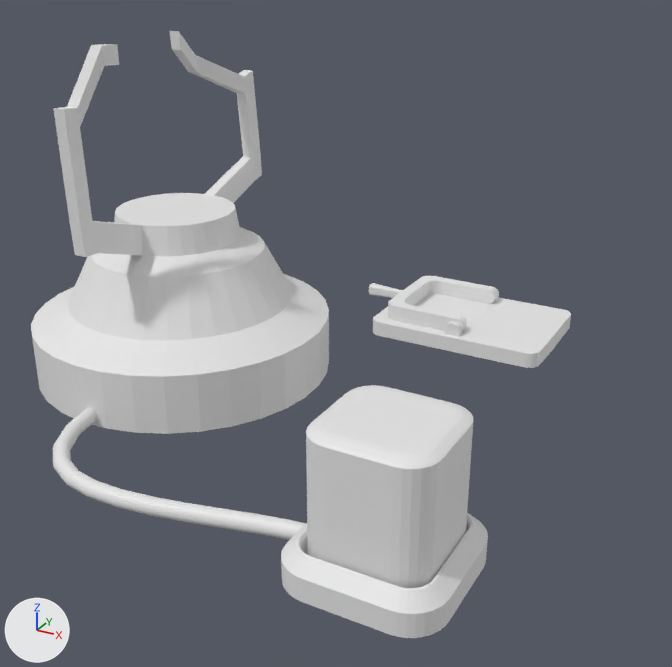
One commit to the Blender file Models/Spin_Device/MAIN_device.blend: the scene before it, then after it.
Rendered twice from a camera (50 mm lens) standing at (2.32, -2.88, 1.72) and looking at (0.75, -0.02, 0.29). Every picture has the same lights, and +X, +Y and +Z are marked at lower left.

Script lines for the objects in view, before the commit:
```python
me_cube_002 = bpy.data.meshes.new('Cube.002')
me_cube_002.from_pydata(...)  # 201 vertices, 173 faces; spans x -0.191..0.199, y -0.193..0.197, z -0.216..0.192
me_cube_003 = bpy.data.meshes.new('Cube.003')
me_cube_003.from_pydata(...)  # 291 vertices, 265 faces; spans x -0.394..0.399, y -0.279..0.278, z 0.001..0.121
me_cube_004 = bpy.data.meshes.new('Cube.004')
me_cube_004.from_pydata(...)  # 344 vertices, 274 faces; spans x -0.521..0.048, y -0.007..0.447, z -0.035..0.037
ob_cube_001 = bpy.data.objects.new('Cube.001', me_cube_002)
ob_cube_001.location = (1.368, -0.846, 0.298)
ob_cube_002 = bpy.data.objects.new('Cube.002', me_cube_003)
ob_cube_002.location = (0.954, 0.915, 0.0)
ob_cube_003 = bpy.data.objects.new('Cube.003', me_cube_004)
ob_cube_003.location = (0.943, 0.698, 0.101)
# also in view: 'device' at (0.0, 0.01, 0.67); 'BezierCurve' at (0.57, -0.8, 0.03); 'Cube' at (1.37, -0.85, 0.06)
```
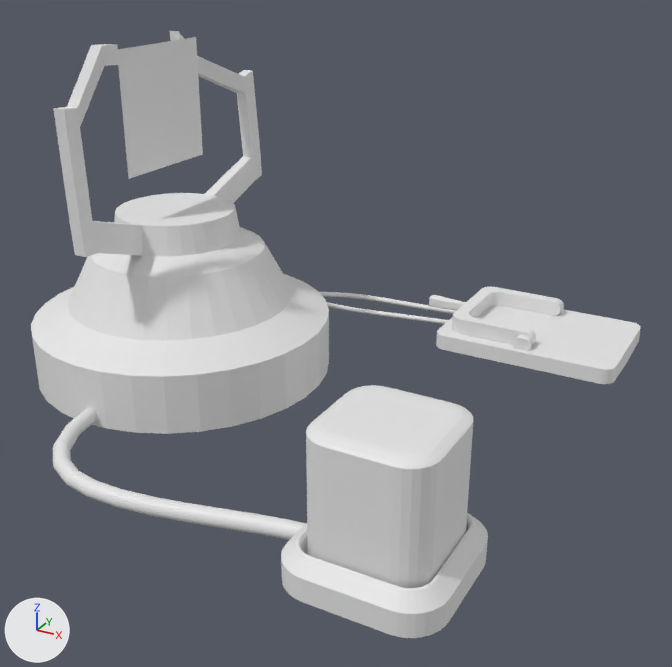
The change, as a list of edits to the scene's bpy script:
```text
Add me_plane_001:
    me_plane_001.from_pydata([(-0.196, -0.196, 0.0), (0.196, -0.196, 0.0), (-0.196, 0.196, 0.0), (0.196, 0.196, 0.0)], [], [(0, 1, 3, 2)])
Add cu_beziercurve_002:
    cu_beziercurve_002 = bpy.data.curves.new('BezierCurve.002', 'CURVE')
    cu_beziercurve_002.dimensions = '3D'
    _sp = cu_beziercurve_002.splines.new('BEZIER'); _sp.bezier_points.add(1)
    _sp.bezier_points.foreach_set('co', [0.298, -0.487, 0.122, 1.154, 0.0, 0.0])
    _sp.bezier_points.foreach_set('handle_left', [0.241, -0.758, 0.201, 0.545, -0.087, 0.0])
    _sp.bezier_points.foreach_set('handle_right', [0.445, 0.205, -0.0808, 2.144, 0.141, 0.0])
    for _p, _l, _r in zip(_sp.bezier_points, ['ALIGNED', 'ALIGNED'], ['ALIGNED', 'ALIGNED']): _p.handle_left_type = _l; _p.handle_right_type = _r
    _sp.order_u = 0
    _sp.order_v = 0
    cu_beziercurve_002.use_path = True
    cu_beziercurve_002.use_path_clamp = True
    cu_beziercurve_002.bevel_resolution = 3
    cu_beziercurve_002.bevel_depth = 0.012
    cu_beziercurve_002.fill_mode = 'FULL'
Add cu_beziercurve_001:
    cu_beziercurve_001 = bpy.data.curves.new('BezierCurve.001', 'CURVE')
    cu_beziercurve_001.dimensions = '3D'
    _sp = cu_beziercurve_001.splines.new('BEZIER'); _sp.bezier_points.add(1)
    _sp.bezier_points.foreach_set('co', [0.352, -0.368, 0.137, 1.154, 0.0, 0.0])
    _sp.bezier_points.foreach_set('handle_left', [0.287, -0.617, 0.267, 0.545, -0.087, 0.0])
    _sp.bezier_points.foreach_set('handle_right', [0.462, 0.0512, -0.0839, 2.144, 0.141, 0.0])
    for _p, _l, _r in zip(_sp.bezier_points, ['ALIGNED', 'ALIGNED'], ['ALIGNED', 'ALIGNED']): _p.handle_left_type = _l; _p.handle_right_type = _r
    _sp.order_u = 0
    _sp.order_v = 0
    cu_beziercurve_001.use_path = True
    cu_beziercurve_001.use_path_clamp = True
    cu_beziercurve_001.bevel_resolution = 3
    cu_beziercurve_001.bevel_depth = 0.011
    cu_beziercurve_001.fill_mode = 'FULL'
Change ob_cube_003:
    ob_cube_003.location: (0.943, 0.698, 0.101) -> (1.26, 0.698, 0.101)
Change ob_cube_002:
    ob_cube_002.location: (0.954, 0.915, 0.0) -> (1.271, 0.915, 0.0)
Add ob_beziercurve_002:
    ob_beziercurve_002 = bpy.data.objects.new('BezierCurve.002', cu_beziercurve_002)
    ob_beziercurve_002.location = (-0.153, 1.026, 0.031)
Add ob_beziercurve_001:
    ob_beziercurve_001 = bpy.data.objects.new('BezierCurve.001', cu_beziercurve_001)
    ob_beziercurve_001.location = (-0.153, 0.893, 0.031)
Add ob_plane:
    ob_plane = bpy.data.objects.new('Plane', me_plane_001)
    ob_plane.location = (-0.026, 0.004, 1.08)
    ob_plane.rotation_euler = (0.0, 1.571, 0.0)  # degrees (0, 90, 0)
    ob_plane.scale = (1.2, 1.2, 1.2)
```

Where the change shows, as pixel boxes [x1, y1, x2, y2] in the pictures (672 x 667 px):
'Cube.002', moved
    before: [373, 290, 571, 368]
    after: [436, 303, 641, 384]
'Plane', added
    after: [118, 37, 203, 179]
'Cube.003', moved
    before: [369, 276, 498, 331]
    after: [429, 287, 563, 345]
'BezierCurve.002', added
    after: [319, 292, 457, 314]
'BezierCurve.001', added
    after: [326, 302, 448, 324]
